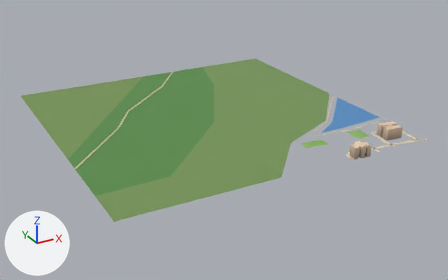
Renders of the glTF model public/assets/bengaluru-region-v1/tiles/t25_-14-l0.glb from each side of a commit.
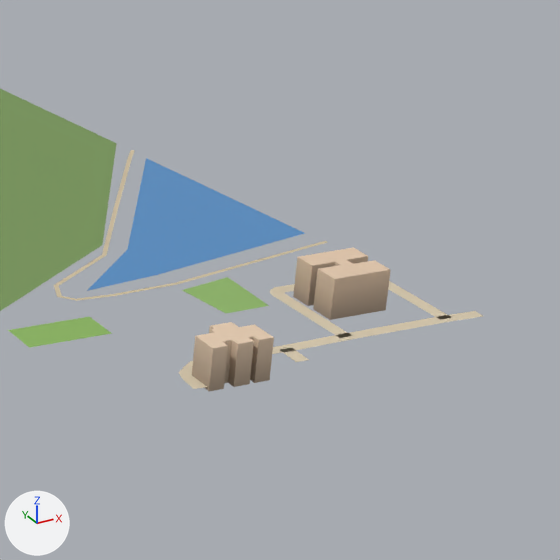
The first picture shows the older version from a camera (50 mm lens) standing at (12310.0, -7613.0, 381.0) and looking at (12766.0, -6783.0, -34.0). The close-ups show the older and then the newer version on the part from 67% to 100% of the width and 20% to 73% of the height of that picture. Only the edits that show in the close-ups are written down. The axes (+X, +Y, +Z) are drawn at lower left. The lights are the same throughout. Vertices at exactly the same position are counted once.

Objects in the first close-up: 'building', 'ground', 'water'.
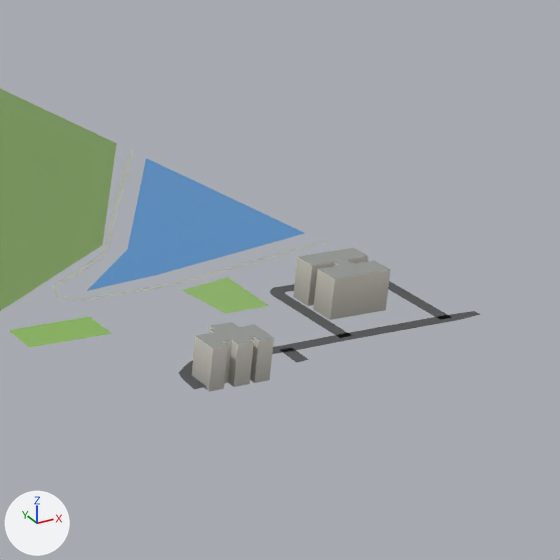
What differs and where, as boxes (x1, y1, x2, y2) in the close-ups (560 x 560 px; the box of a moved part takes in the faces that stretch with it):
part 1 of me_building, recoloured (beige to light grey): (192, 247, 391, 391) in both
part 2 of me_ground, moved or reshaped: before (175, 241, 483, 389); after (175, 241, 480, 390)
part 3 of me_ground, recoloured: (54, 155, 452, 389) in both

The edits, one by one:
me_building is used by ob_building; location (12500.0, -7000.0, 0.0).
me_building had 60 vertices, 86 faces and spanned x 357.3..474.9, y -5.2..53.0, z 0.0..18.0.
me_building now has 60 vertices, 112 faces and spans x 357.3..474.9, y -5.2..53.0, z 0.0..18.0.
me_building part 1: 86 kept faces spanning x 357.3..474.9, y -5.2..53.0, z 0.0..18.0 get new vertex colours; the middle colour goes from beige #d3bba3 to light grey #c2bfb7.
Edits to the shape of me_building do not show in these pictures.
me_ground is used by ob_ground; location (12500.0, -7000.0, 0.0).
Verts and faces of me_ground; kept vertices keep their numbers, new ones are numbered from 553.
Before the commit, vertices of me_ground: 271 (485.0, 7.0, 1.0) at pixel (441, 315), 272 (484.0, 1.0, 1.0) at pixel (451, 321), 273 (501.0, 4.0, 1.0) at pixel (475, 310), 274 (499.0, -2.0, 1.0) at pixel (483, 316), 275 (352.0, 1.0, 1.0) at pixel (193, 388).
Before the commit, vertices of me_ground: 276 (358.0, -1.0, 1.0) at pixel (207, 387), 297 (442.0, 61.0, 1.0) at pixel (270, 289), 298 (446.0, 56.0, 1.0) at pixel (285, 292), 299 (446.0, 62.0, 1.0) at pixel (275, 287), 300 (445.0, 56.0, 1.0) at pixel (283, 292).
Before the commit, vertices of me_ground: 315 (471.0, 88.0, 1.0) at pixel (279, 255), 316 (470.0, 90.0, 1.0) at pixel (275, 254), 317 (441.0, 86.0, 1.0) at pixel (228, 270), 318 (441.0, 88.0, 1.0) at pixel (225, 268).
me_ground had 553 vertices, 871 faces and spanned x -1.0..501.0, y -2.0..501.0, z 1.0.
me_ground now has 554 vertices, 872 faces and spans x 0.0..500.0, y 0.0..500.0, z 1.0.
Part 2, on me_ground:
Vertices deleted: 274 (with the faces that use them).
Faces deleted: (297, 300, 298).
Vertex 275 moves to (352.0, 0.0, 1.0), pixel (194, 389).
Vertex 276 moves to (358.0, 0.0, 1.0), pixel (207, 386).
Vertex 300 moves to (446.0, 56.0, 1.0), pixel (285, 292).
Vertex 299 moves to (445.0, 62.0, 1.0), pixel (273, 287).
Vertex 316 moves to (480.0, 91.0, 1.0), pixel (291, 250).
Vertex 315 moves to (480.0, 89.0, 1.0), pixel (294, 251).
Vertex 318 moves to (446.0, 89.0, 1.0), pixel (233, 266).
Vertex 317 moves to (446.0, 87.0, 1.0), pixel (236, 267).
New vertex 553 is at (500.0, 0.0, 1.0), pixel (480, 314).
New vertex 554 is at (487.0, 0.0, 1.0), pixel (457, 320).
New faces: (271, 553, 273), (271, 272, 553), (272, 554, 553), (297, 298, 300).
me_ground part 3: 91 kept faces spanning x 0.0..500.0, y 0.0..452.0, z 1.0 get new vertex colours; the middle colour goes from beige #cfbf9f to grey #afb2a9.
Other edits to the shape of me_ground do not show in these pictures.
